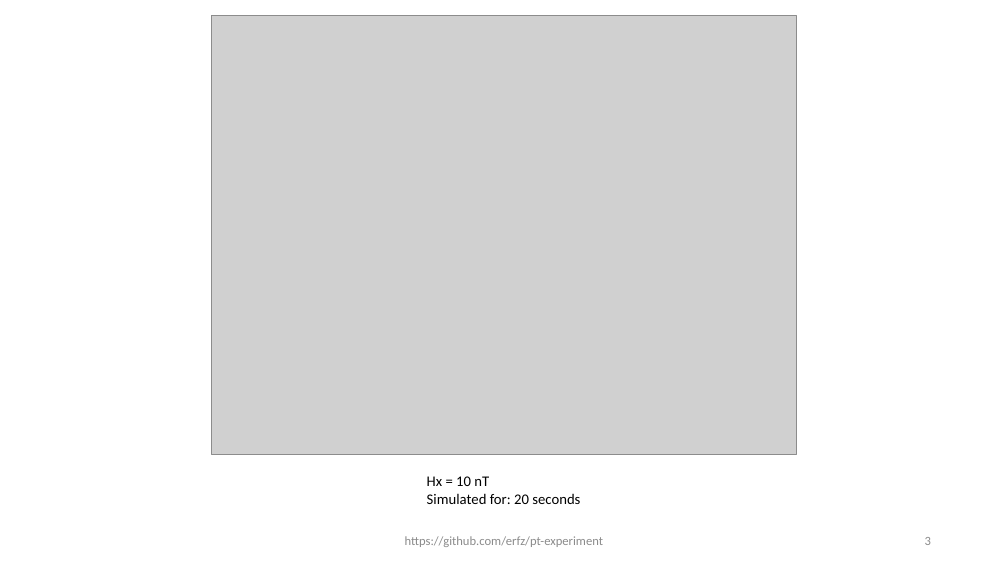
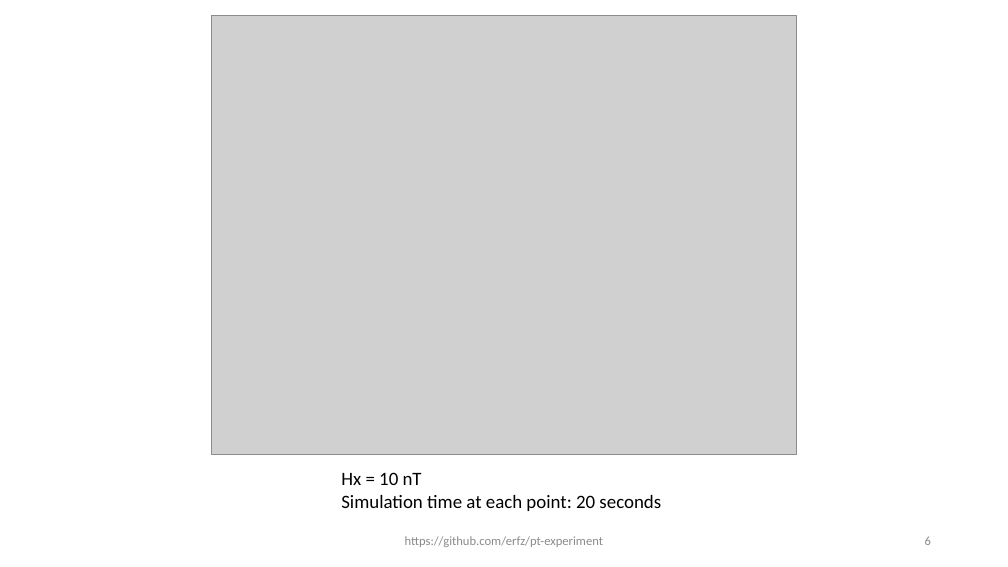
Before and after one commit to erfz/pt-experiment, a slide deck: slide 6 of ucn presentation 7-9.pptx (slide 3 before the commit). Drawn at 1008x567 pixels with LibreOffice and Linux fonts; fonts in the diff are those of the drawing; grey boxes stand for pictures. Boxes give left, top, right and bottom in pixels: in the first picture for what was removed or moved away, otherwise in the second. Text is boxed around its words. In the diff, an @@ line names an element or a change of style, - is before the commit and + after.

```diff
--- a/ucn presentation 7-9.pptx
+++ b/ucn presentation 7-9.pptx
@@ text "Hx = 10 nT": place and size @@
-text "Hx = 10 nT" at (427, 476, 580, 504)
+text "Hx = 10 nT" at (341, 472, 661, 511)
@@ text at (341, 472, 422, 485): size 14 to 18 pt in "Hx = 10 nT" @@
@@ text at (341, 495, 661, 511): text changed; size 14 to 18 pt @@
-Simulated for: 20 seconds
+Simulation time at each point: 20 seconds
@@ page number at (925, 536, 931, 545): text changed @@
-3
+6
```
Also in this commit, not shown: 5 other slides changed, 7 slides added, 5 other files.
